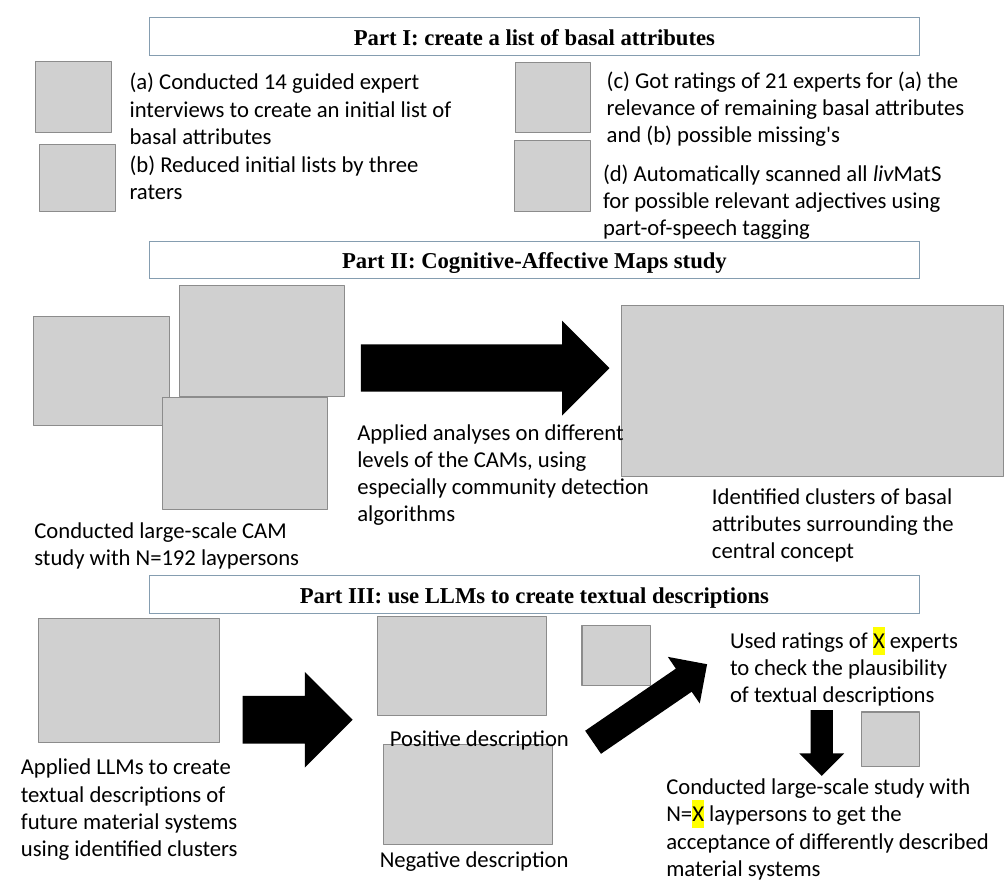
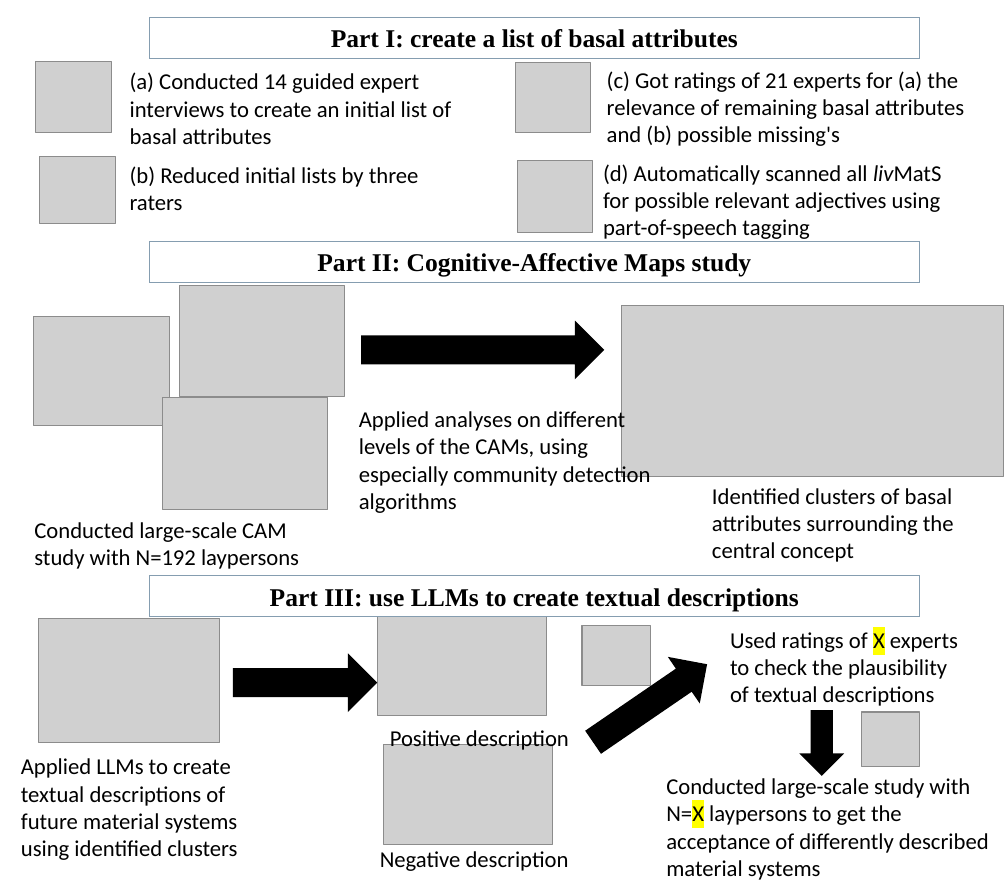
Before and after one commit to FennStatistics/Article_BasalAttributes, a slide deck: slide 1 of Materials/Figures within article/study design basal attributes_wide.pptx. Drawn at 1008x885 pixels with LibreOffice and Linux fonts; fonts in the diff are those of the drawing; grey boxes stand for pictures. Boxes give left, top, right and bottom in pixels: in the first picture for what was removed or moved away, otherwise in the second. Text is boxed around its words. In the diff, an @@ line names an element or a change of style, - is before the commit and + after.

```diff
--- a/Materials/Figures within article/study design basal attributes_wide.pptx
+++ b/Materials/Figures within article/study design basal attributes_wide.pptx
@@ picture: place and size @@
-picture at (40, 145, 116, 213)
+picture at (40, 156, 116, 224)
@@ text "(b) Reduced initial lists by ...": place and size @@
-text "(b) Reduced initial lists by ..." at (130, 155, 419, 199)
+text "(b) Reduced initial lists by ..." at (130, 166, 419, 210)
@@ picture: place and size @@
-picture at (515, 140, 591, 212)
+picture at (517, 161, 593, 232)
@@ right arrow: place and size @@
-right arrow at (362, 322, 608, 414)
+right arrow at (362, 322, 603, 377)
@@ text "Applied analyses on different levels ...": place and size @@
-text "Applied analyses on different levels ..." at (357, 421, 649, 525)
+text "Applied analyses on different levels ..." at (359, 408, 651, 513)
@@ size 16 to 18 pt in 3 elements at (149, 17, 920, 58), (149, 241, 920, 282), (149, 576, 920, 616) @@
@@ right arrow: place and size @@
-right arrow at (243, 674, 352, 766)
+right arrow at (234, 655, 377, 711)
```
Also in this commit, not shown: 2 other files.
